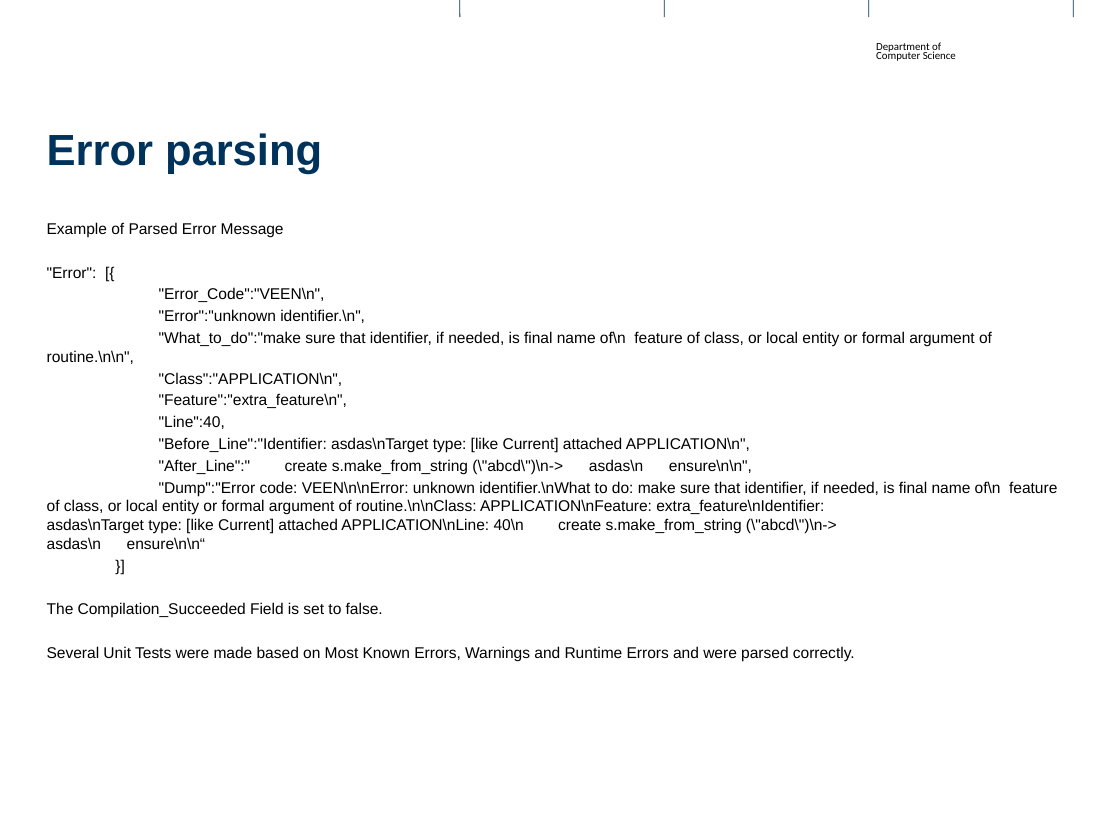
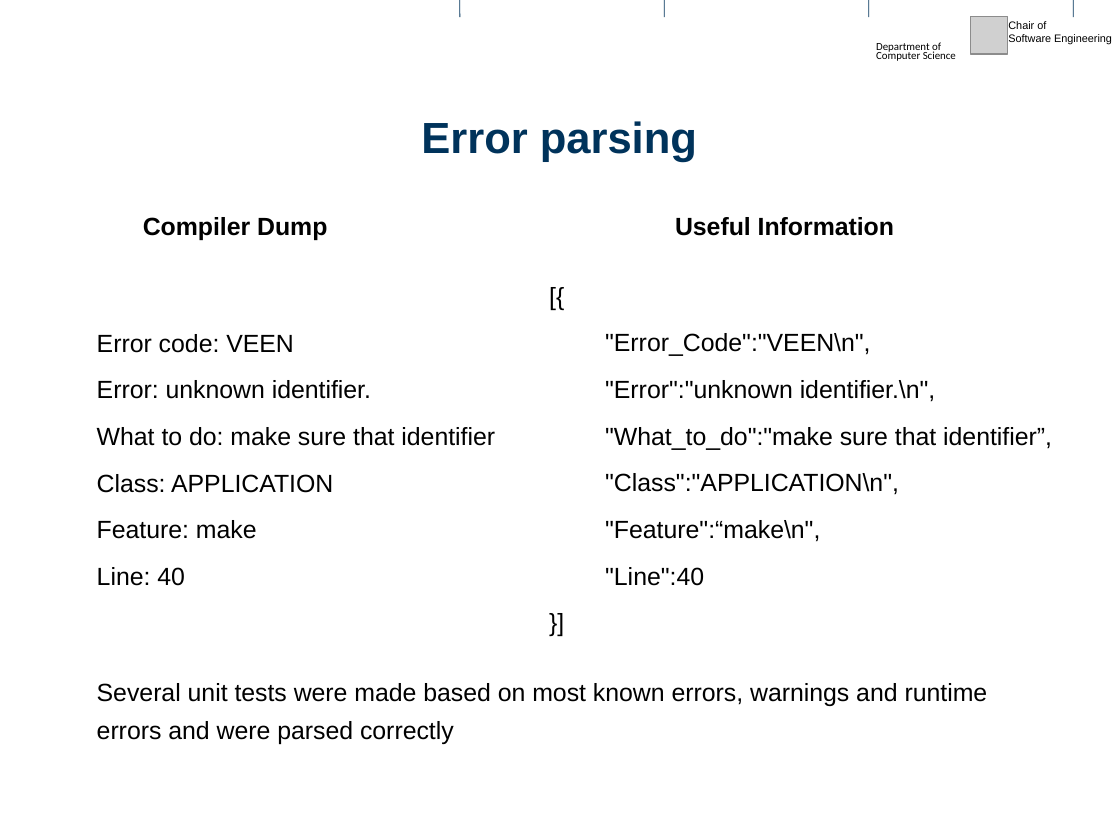
Before and after one commit to kediamanav/Mantra, a slide deck: slide 6 of server_app/my_project.pptx (slide 7 before the commit). Drawn at 1120x840 pixels with LibreOffice and Linux fonts; fonts in the diff are those of the drawing; grey boxes stand for pictures; background and template pictures are left out. Boxes give left, top, right and bottom in pixels: in the first picture for what was removed or moved away, otherwise in the second. Text is boxed around its words. In the diff, an @@ line names an element or a change of style, - is before the commit and + after.

```diff
--- a/server_app/my_project.pptx
+++ b/server_app/my_project.pptx
@@ picture added at (971, 17, 1008, 55) @@
@@ text added at (1008, 21, 1112, 44), 7 pt, text #000000 @@
+Chair of
+Software Engineering
@@ title "Error parsing": place and size @@
-title "Error parsing" at (47, 133, 322, 174)
+title "Error parsing" at (421, 121, 697, 162)
@@ title "Error parsing" at (421, 121, 697, 162): alignment left to centre @@
@@ text removed at (47, 222, 1057, 661) @@
-Example of Parsed Error Message
-"Error": [{
-"Error_Code":"VEEN\n",
-"Error":"unknown identifier.\n",
-"What_to_do":"make sure that identifier, if needed, is final name of\n feature of class, or local entity or formal argument of routine.\n\n",
-"Class":"APPLICATION\n",
-"Feature":"extra_feature\n",
-"Line":40,
-"Before_Line":"Identifier: asdas\nTarget type: [like Current] attached APPLICATION\n",
-"After_Line":" create s.make_from_string (\"abcd\")\n-> asdas\n ensure\n\n",
-"Dump":"Error code: VEEN\n\nError: unknown identifier.\nWhat to do: make sure that identifier, if needed, is final name of\n feature of class, or local entity or formal argument of routine.\n\nClass: APPLICATION\nFeature: extra_feature\nIdentifier: asdas\nTarget type: [like Current] attached APPLICATION\nLine: 40\n create s.make_from_string (\"abcd\")\n-> asdas\n ensure\n\n“
-}]
-The Compilation_Succeeded Field is set to false.
-Several Unit Tests were made based on Most Known Errors, Warnings and Runtime Errors and were parsed correctly.
@@ text added at (143, 217, 327, 240), 16 pt, text #000000, bold @@
+Compiler Dump
@@ text added at (675, 217, 894, 236), 16 pt, text #000000, bold @@
+Useful Information
@@ text added at (97, 334, 495, 586), 16 pt, text #000000 @@
+Error code: VEEN
+Error: unknown identifier.
+What to do: make sure that identifier
+Class: APPLICATION
+Feature: make
+Line: 40
@@ text added at (605, 333, 1052, 586), 16 pt, text #000000 @@
+[{
+"Error_Code":"VEEN\n",
+"Error":"unknown identifier.\n",
+"What_to_do":"make sure that identifier”,
+"Class":"APPLICATION\n",
+"Feature":“make\n",
+"Line":40
+}]
@@ text added at (97, 683, 988, 744), 16 pt, text #000000 @@
+Several unit tests were made based on most known errors, warnings and runtime errors and were parsed correctly
```
Also in this commit, not shown: 13 other slides changed, 2 slides added, 4 slides removed, 4 other files.
